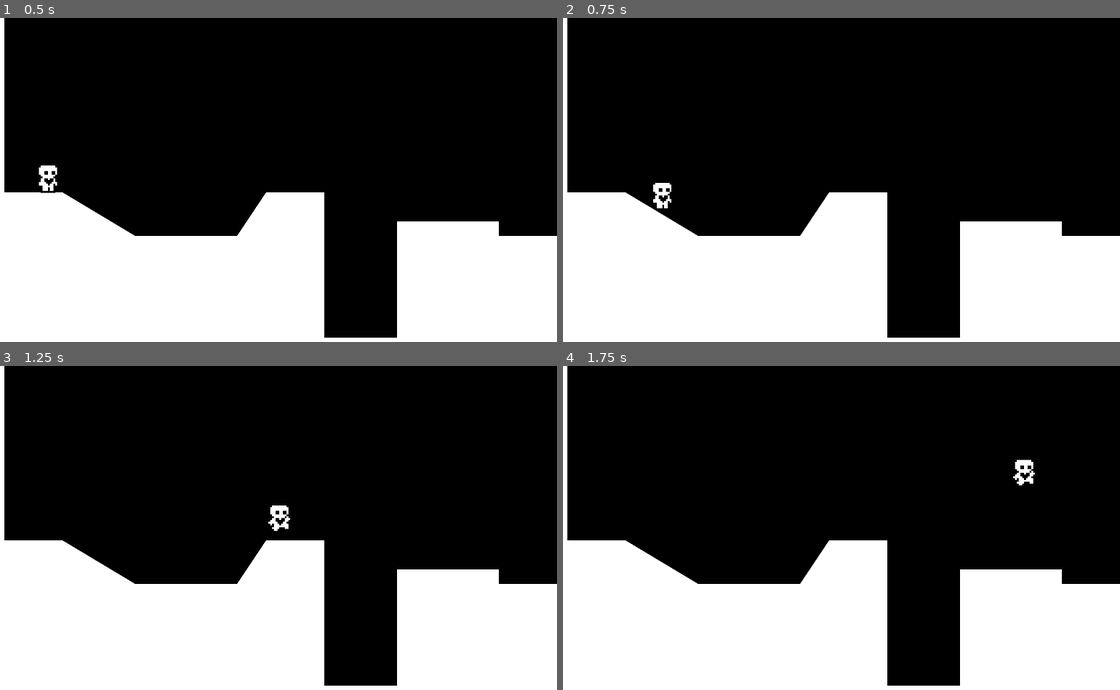
Above: before the commit, frames 1-4 (two rows, left to right).
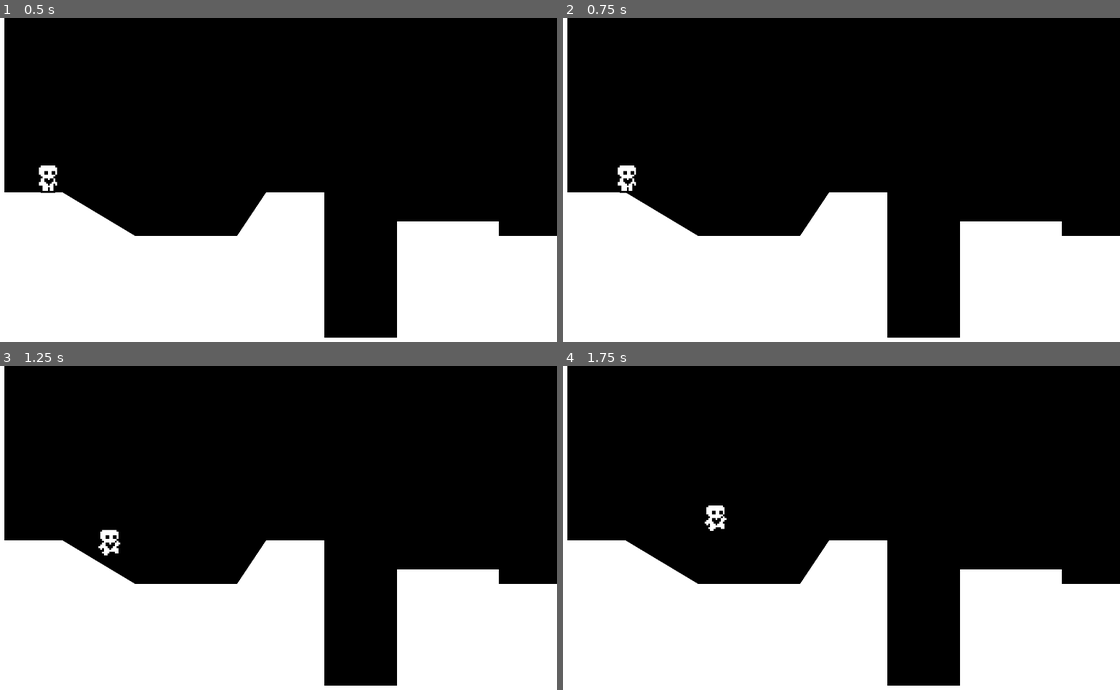
Above: after the commit, the same moments.

Repository: GreyCDevs/platformer-godot-practice
Game: Godot game, scene res://Scenes/world/world.tscn
Same seed, same stepped clock (60 frames per second), same inputs: the game is played once before the commit and once after it.
Inputs:
- Up to frame 1 (0.5 s): no input
- Up to frame 2 (0.75 s): tap Enter at 0.5 s; hold Right (ui_right) from 0.53 s (still down)
- Up to frame 3 (1.25 s): keep holding Right (ui_right); tap Up (ui_up) at 0.77 s
- Up to frame 4 (1.75 s): keep holding Right (ui_right); tap Up (ui_up) at 1.52 s

Frame 1 is identical in both runs. In frame 2, 0.4% of the frame differs, in the area x 9-20%, y 45-59%; in frame 3, 0.4%; in frame 4, 0.4%, in the area x 25-85%, y 28-51%.

Commit message:
add slower movement data

Diff:
--- /dev/null
+++ b/Scenes/player/SlowerMovementData.tres
@@ -0,0 +1,11 @@
+[gd_resource type="Resource" script_class="PlayerMovementData" load_steps=2 format=3 uid="uid://h05fir2hk424"]
+
+[ext_resource type="Script" uid="uid://diuk0cw43lf3v" path="res://Resources/PlayerMovementData.gd" id="1_2qxnf"]
+
+[resource]
+script = ExtResource("1_2qxnf")
+speed = 50.0
+acceleration = 750.0
+friction = 1000.0
+jump_velocity = -250.0
+metadata/_custom_type_script = "uid://diuk0cw43lf3v"
--- a/Scenes/player/player.tscn
+++ b/Scenes/player/player.tscn
@@ -2,7 +2,7 @@
 
 [ext_resource type="Script" uid="uid://c1ojh4klimek5" path="res://Scenes/player/player.gd" id="1_eo61r"]
 [ext_resource type="Texture2D" uid="uid://bmnekjnrvdpko" path="res://Scenes/player/player.png" id="2_eo61r"]
-[ext_resource type="Resource" uid="uid://baiel35rs4vlt" path="res://Scenes/player/FasterMovementData.tres" id="2_mxepk"]
+[ext_resource type="Resource" uid="uid://h05fir2hk424" path="res://Scenes/player/SlowerMovementData.tres" id="2_mxepk"]
 
 [sub_resource type="AtlasTexture" id="AtlasTexture_eo61r"]
 atlas = ExtResource("2_eo61r")
